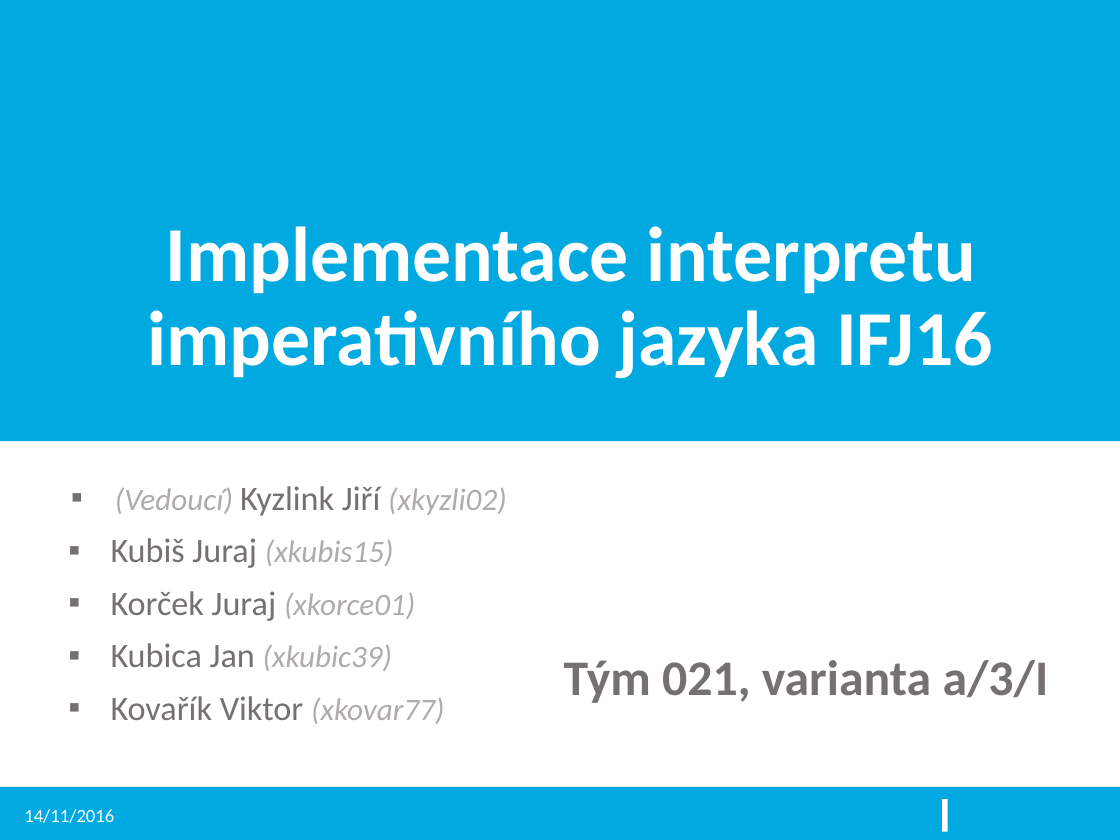
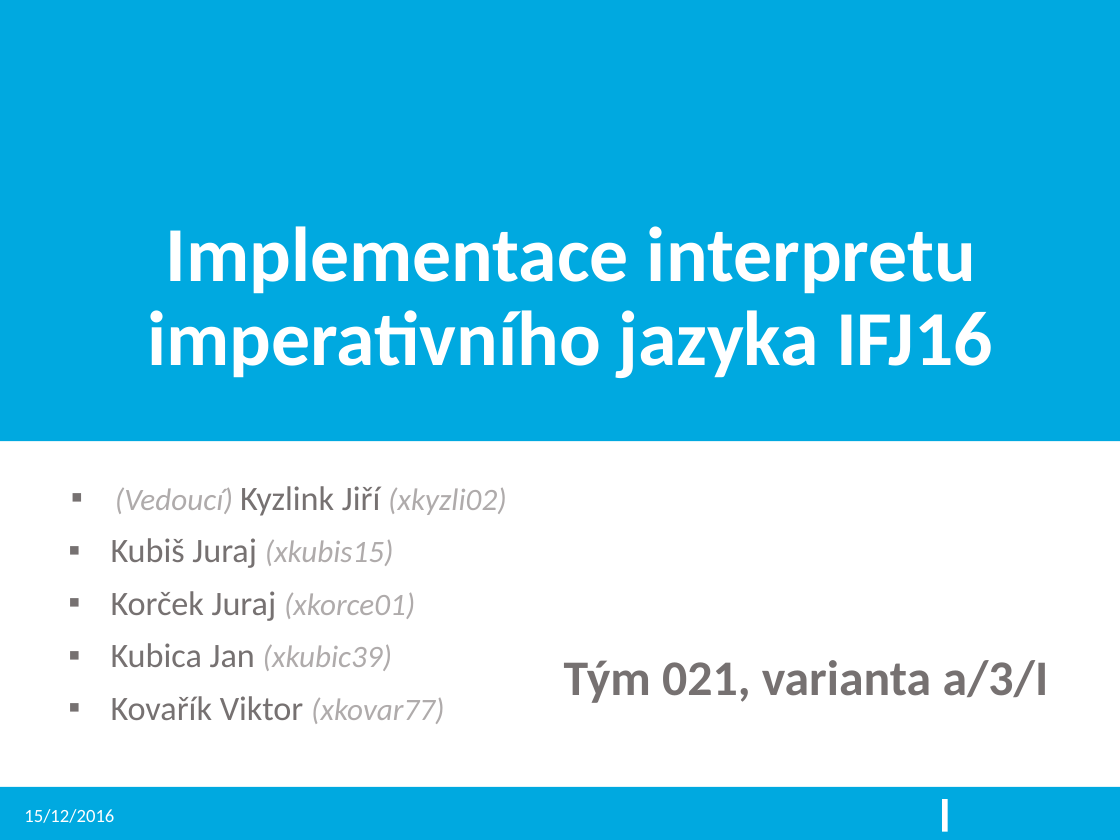
Before and after one commit to kysel/IFJ16, a slide deck: slide 1 of docs/prezentace.pptx. Drawn at 1120x840 pixels with LibreOffice and Linux fonts; fonts in the diff are those of the drawing; background and template pictures are left out. Boxes give left, top, right and bottom in pixels: in the first picture for what was removed or moved away, otherwise in the second. Text is boxed around its words. In the diff, an @@ line names an element or a change of style, - is before the commit and + after.

```diff
--- a/docs/prezentace.pptx
+++ b/docs/prezentace.pptx
@@ text at (x1=24, y1=809, x2=114, y2=823): text changed @@
-14/11/2016
+15/12/2016
```
Also in this commit, not shown: 10 other slides changed, 1 slide added, 2 slides removed, 1 other file.
